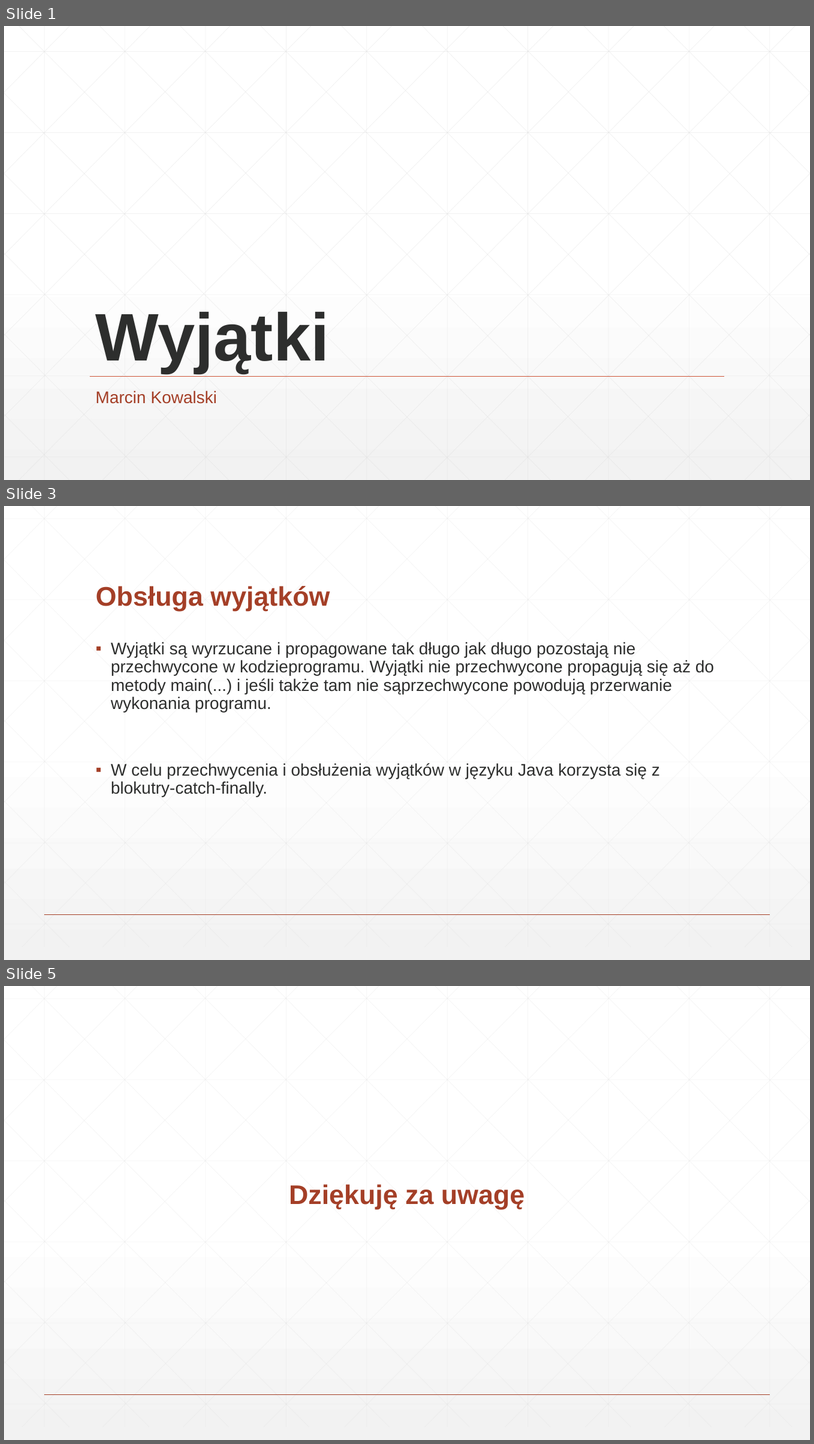
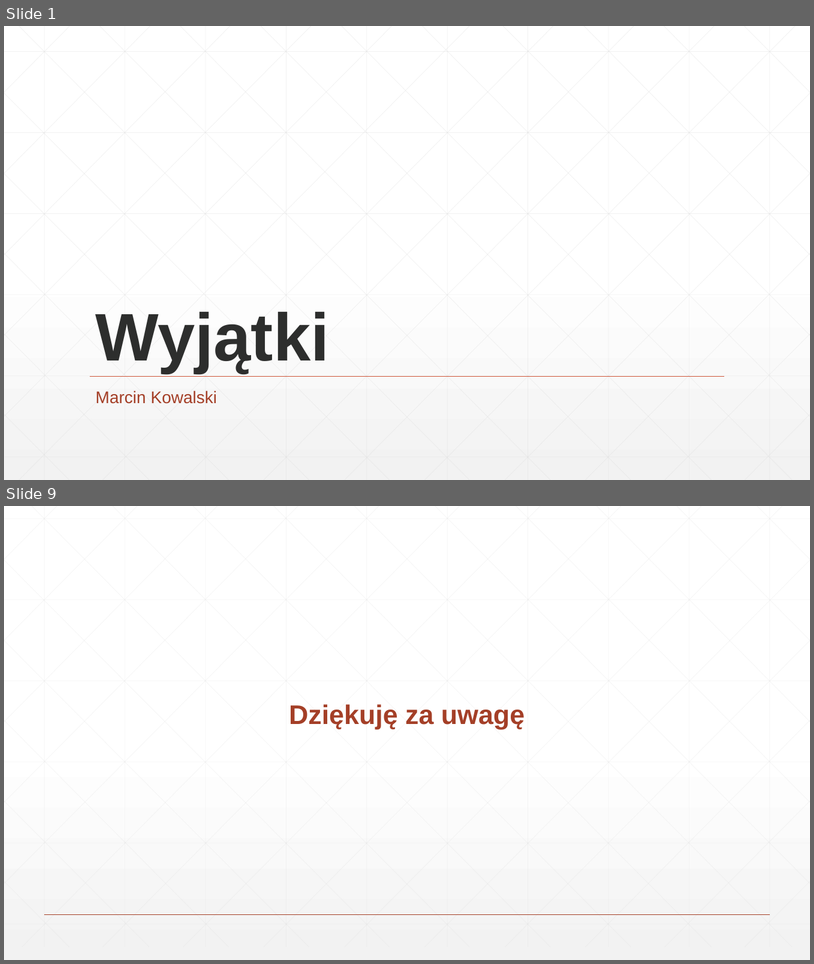
Before and after one commit to markow1997/AdvanceProgrammingTechniques_2223, a slide deck: MarcinKowalski/Wyjątki - prezentacja.pptx. Shown one above the other, each under a label of ours: slides 1, 3 and 5 before the commit, slides 1 and 9 after it; the slides between them are not shown. The pictures are 814x1444 and 814x964 pixels, drawn with LibreOffice and Linux fonts; fonts in the diff are those of the drawing. Boxes give left, top, right and bottom in pixels: in the first picture for what was removed or moved away, otherwise in the second. Text is boxed around its words. In the diff, an @@ line names an element or a change of style, - is before the commit and + after.

Commit message:
Add ready presentation (#300)
* Delete Wyjątki - prezentacja.pptx

* Add presentation - final version

```diff
--- a/MarcinKowalski/Wyjątki - prezentacja.pptx
+++ b/MarcinKowalski/Wyjątki - prezentacja.pptx
@@ slide 3 removed at (4, 506, 810, 960), background gradient #FFFFFF to #F2F2F2; not listed: 47 template elements that a slide beside it also shows @@
@@ title removed at (96, 586, 330, 611) @@
-Obsługa wyjątków
@@ text removed at (111, 642, 714, 796) @@
-▪ Wyjątki są wyrzucane i propagowane tak długo jak długo pozostają nie przechwycone w kodzieprogramu. Wyjątki nie przechwycone propagują się aż do metody main(...) i jeśli także tam nie sąprzechwycone powodują przerwanie wykonania programu.
-▪ W celu przechwycenia i obsłużenia wyjątków w języku Java korzysta się z blokutry-catch-finally.
@@ what was slide 5 is now slide 9 @@
```
Also in this commit, not shown: 7 slides added, 2 other slides removed.
